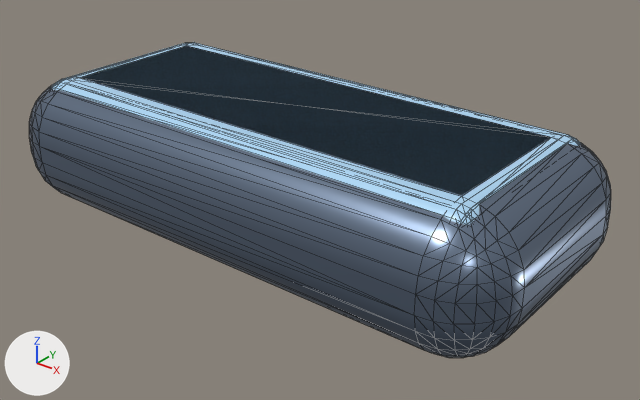
One commit to the glTF model assets/paddle.glb: the scene before it, then after it.
Before and after are seen from a 50 mm camera at (1.164, -1.368, 0.794) aimed at (0.061, 0.011, -0.061). Arrows for +X, +Y and +Z are at lower left; the lights stay in place. The first picture is the older version. Mesh edges are drawn as thin lines. Vertices at exactly the same position are counted once.

In view in the first picture: 'Paddle'.
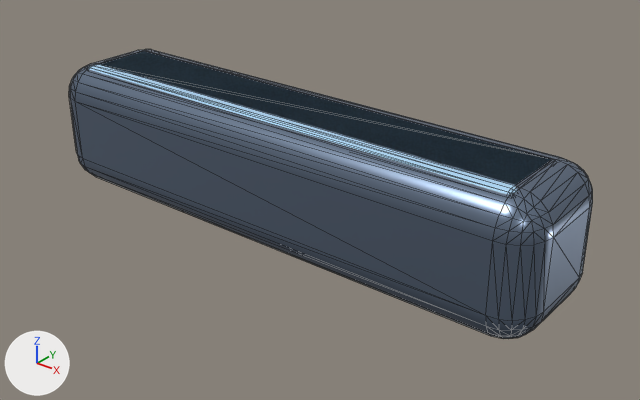
Boxes (x1, y1, x2, y2) around the edits, measured in the pictures (640 x 400 px):
```json
{"object": "Paddle", "change": "reshaped", "before": [29, 42, 611, 358], "after": [69, 49, 593, 339], "on screen": "10% narrower, 8% shorter"}
{"part": 1, "of": "me_cube_001", "change": "rebuilt", "before": [29, 46, 611, 358], "after": [69, 49, 593, 339], "on screen": "10% narrower, 7% shorter"}
{"part": 2, "of": "me_cube_001", "change": "rebuilt", "before": [51, 42, 581, 225], "after": [89, 51, 552, 194], "on screen": "13% narrower, 22% shorter"}
```

Edits to the scene script, one JSON object a line:
```json
{"block": "me_cube_001", "where": "# used by ob_paddle; location = (0.0, 0.0, 0.0)"}
{"op": "remove", "block": "me_cube_001", "code": "me_cube_001.from_pydata(...)  # 448 vertices, 888 faces; spans x -0.64..0.64, y -0.3..0.3, z -0.15..0.15"}
{"op": "add", "block": "me_cube_001", "code": "me_cube_001.from_pydata(...)  # 408 vertices, 804 faces; spans x -0.64..0.64, y -0.15..0.15, z -0.15..0.15"}
{"block": "me_cube_001", "change": "me_cube_001 part 1: the loose piece of 296 vertices spanning x -0.64..0.64, y -0.3..0.3, z -0.15..0.15 is rebuilt with 216 vertices and now spans x -0.64..0.64, y -0.15..0.15, z -0.15..0.15"}
{"block": "me_cube_001", "change": "me_cube_001 part 2: the loose piece of 152 vertices spanning x -0.57..0.57, y -0.24..0.24, z 0.05..0.15 is rebuilt with 96 vertices and now spans x -0.58..0.58, y -0.11..0.09, z 0.08..0.15"}
{"block": "me_cube_001", "change": "other edits to the shape of me_cube_001 do not show in these pictures"}
```
